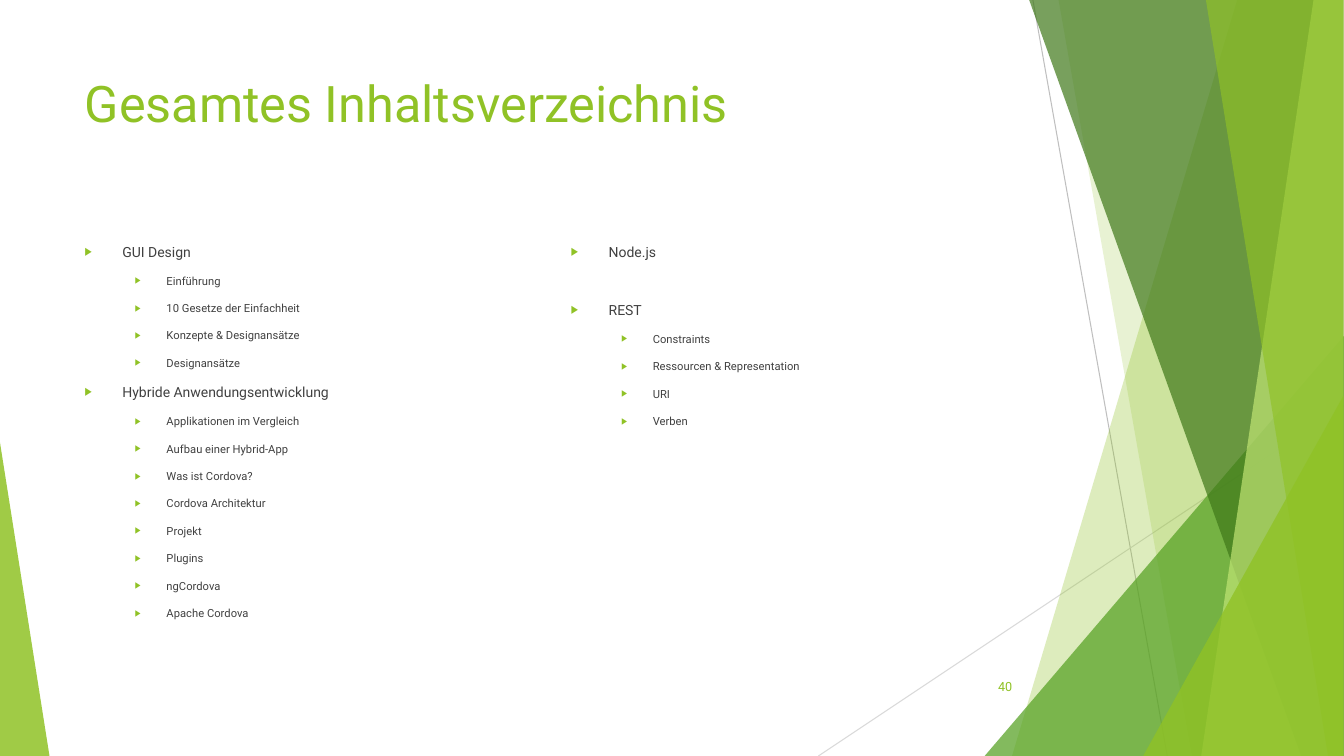
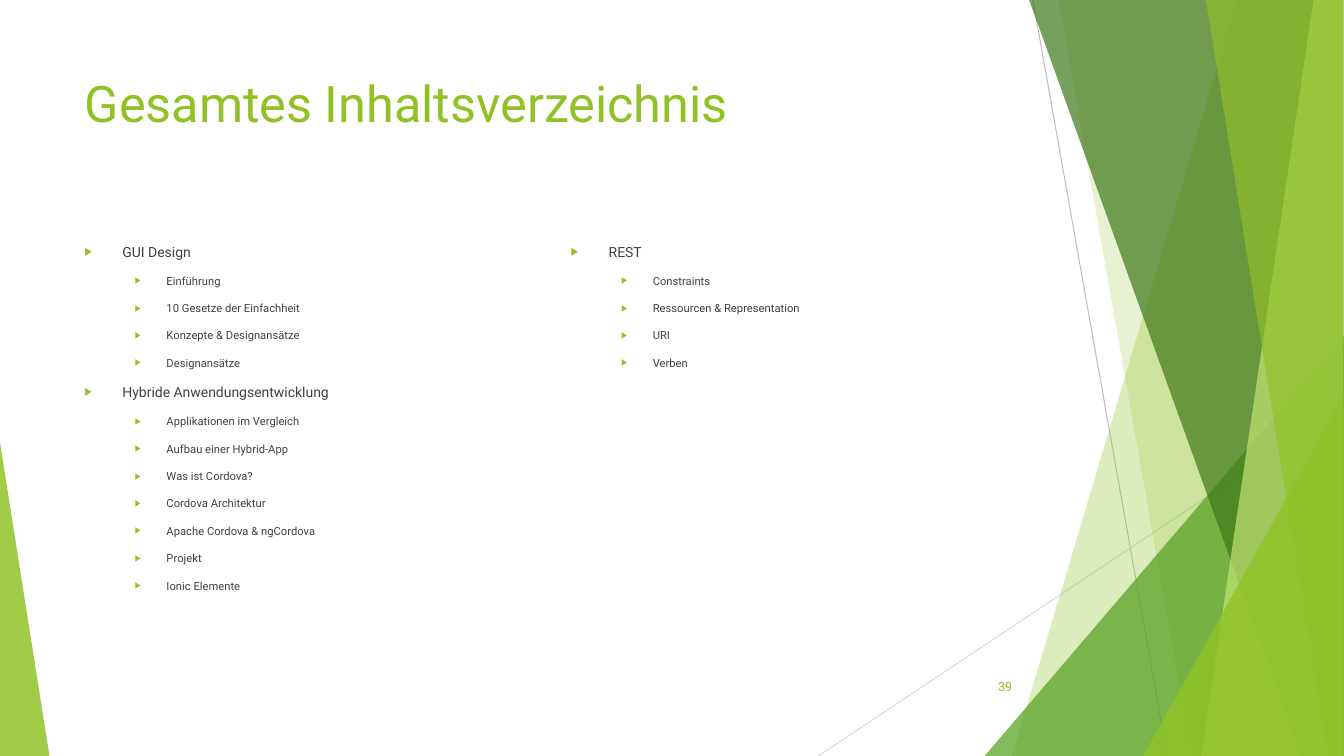
Before and after one commit to Ufo391/KSWE_DOKU, a slide deck: slide 39 of Vortrag/Mobile Anwendungsentwicklung.ppt (slide 40 before the commit). Drawn at 1344x756 pixels with LibreOffice and Linux fonts; fonts in the diff are those of the drawing. Boxes give left, top, right and bottom in pixels: in the first picture for what was removed or moved away, otherwise in the second. Text is boxed around its words. In the diff, an @@ line names an element or a change of style, - is before the commit and + after.

```diff
--- a/Vortrag/Mobile Anwendungsentwicklung.ppt
+++ b/Vortrag/Mobile Anwendungsentwicklung.ppt
@@ text at bbox=[609, 246, 656, 260]: paragraph removed @@
-▶ Node.js
@@ text at bbox=[166, 526, 315, 538]: paragraph added @@
+  ▶ Apache Cordova & ngCordova
@@ text at bbox=[166, 581, 241, 590]: text changed @@
-  ▶ Plugins
-  ▶ ngCordova
-  ▶ Apache Cordova
+  ▶ Ionic Elemente
@@ page number at bbox=[998, 682, 1012, 691]: text changed @@
-40
+39
```
Also in this commit, not shown: 9 other slides changed, 1 slide added, 2 slides removed, 1 other file.
